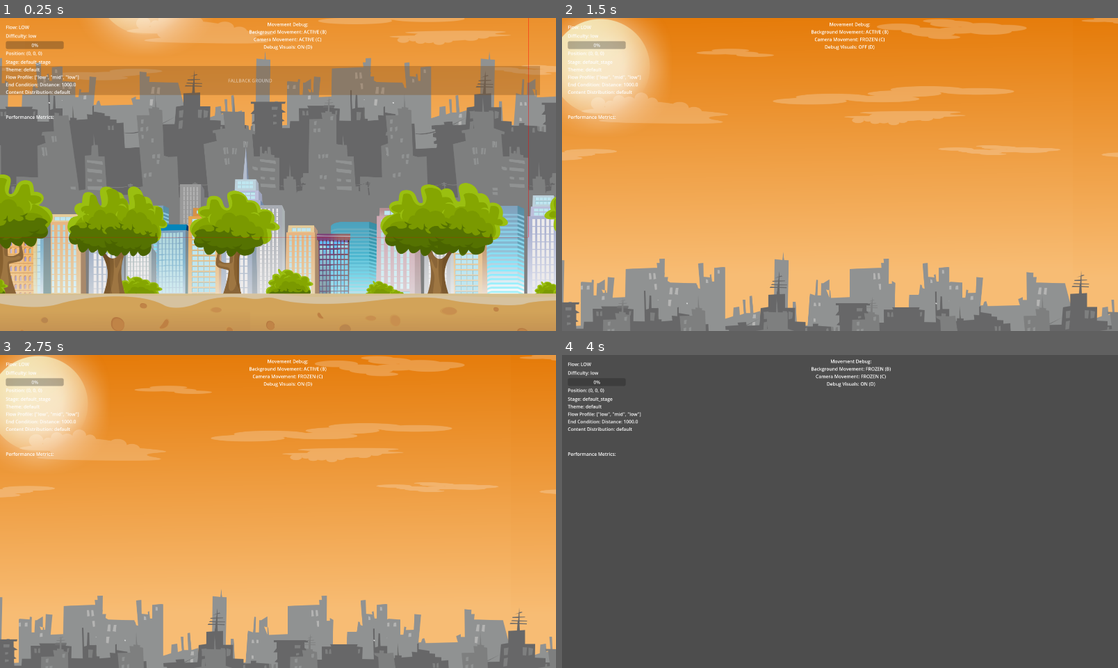
Above: before the commit, frames 1-4 (two rows, left to right).
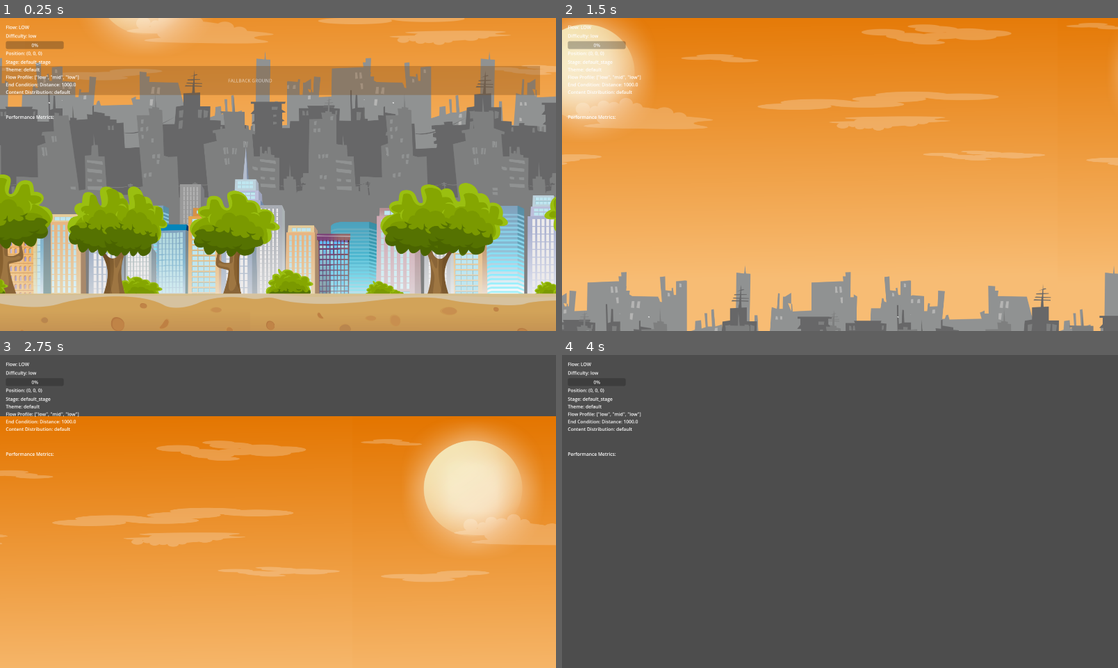
Above: after the commit, the same moments.

Repository: talofo/namoradinha
Game: Godot game, scene res://game/Game.tscn
Same seed, same stepped clock (60 frames per second), same inputs: the game is played once before the commit and once after it.
Inputs:
- Up to frame 1 (0.25 s): no input
- Up to frame 2 (1.5 s): tap Enter at 0.5 s; hold D 0.53-1.28 s; hold Space (boost) 0.53-1.28 s; tap C at 1.35 s
- Up to frame 3 (2.75 s): hold D from 2.03 s (still down); tap 1 at 2.1 s
- Up to frame 4 (4 s): tap 2 at 2.85 s; tap Space (boost) at 3.5 s; release D at 3.53 s; tap B at 3.6 s

The runs differ from the first frame. In frame 1, 0.6% of the frame differs, in the area x 0-96%, y 0-71%; in frame 2, 19%; in frame 3, 92%, in the area x 0-100%, y 0-100%; in frame 4, 0.3%.

Commit message:
fixed camera snapping issues

Diff:
--- a/camera/resources/configs/camera_config.gd
+++ b/camera/resources/configs/camera_config.gd
@@ -1,7 +1,8 @@
 class_name CameraConfig
 extends Resource
 
-@export var smoothing_speed: float = 8.0
+@export var smoothing_speed: float = 8.0 # General camera follow speed
+@export var vertical_smoothing_speed: float = 12.0 # Speed for vertical lock transitions
 @export var ground_viewport_ratio: float = 0.8
 @export var follow_height_threshold: float = 0.3
 @export var default_zoom: Vector2 = Vector2.ONE
--- a/camera/subsystems/follow/FollowSystem.gd
+++ b/camera/subsystems/follow/FollowSystem.gd
@@ -5,6 +5,7 @@
 var _config: CameraConfig
 var _target: Node2D
 var _previous_position: Vector2
+var _smoothed_target_y: float = 0.0 # Variable to store the smoothly interpolated target Y
 
 func _init(camera: Camera2D, config: CameraConfig) -> void:
 	_camera = camera
@@ -21,16 +22,29 @@
 	if not _target or not _camera.enabled:
 		return
 
-	# Calculate the target position using the existing logic
-	var target_position = calculate_target_position()
+	# --- Calculate Ideal Target Y ---
+	var viewport_size = _camera.get_viewport().get_visible_rect().size
+	var ground_viewport_position = viewport_size.y * _config.ground_viewport_ratio
+	var locked_camera_y = -(viewport_size.y / 2) + ground_viewport_position
+	var ideal_target_y: float
 
-	# Smoothly interpolate towards the target position using lerp
-	# Calculate weight based on smoothing speed and delta time, clamped between 0 and 1
-	var weight = clamp(_config.smoothing_speed * _delta, 0.0, 1.0)
-	_camera.position = _camera.position.lerp(target_position, weight)
+	# Determine if the camera should follow the player's Y or lock
+	if _target.global_position.y < locked_camera_y - viewport_size.y * _config.follow_height_threshold:
+		ideal_target_y = _target.global_position.y # Follow player exactly if high enough
+	else:
+		ideal_target_y = locked_camera_y # Lock Y position otherwise
 
-	# Remove the limit_bottom setting as lerp handles the target position
-	# _camera.limit_bottom = int(camera_min_y_world)
+	# --- Smooth the Target Y ---
+	var vertical_weight = clamp(_config.vertical_smoothing_speed * _delta, 0.0, 1.0)
+	_smoothed_target_y = lerpf(_smoothed_target_y, ideal_target_y, vertical_weight)
+
+	# --- Construct Final Target Position ---
+	# Use player's current X and the smoothed target Y
+	var final_target_position = Vector2(_target.global_position.x, _smoothed_target_y)
+
+	# --- Smooth Camera Towards Final Target ---
+	var camera_weight = clamp(_config.smoothing_speed * _delta, 0.0, 1.0)
+	_camera.position = _camera.position.lerp(final_target_position, camera_weight)
 
 func set_target(target: Node2D) -> void:
 	_target = target # Keep storing the target reference if needed elsewhere
@@ -41,22 +55,7 @@
 		# Re-enable manual initial adjustment.
 		_adjust_initial_camera_position()
 
-func calculate_target_position() -> Vector2:
-	if not _target:
-		return Vector2.ZERO
-
-	var viewport_size = _camera.get_viewport().get_visible_rect().size
-	var ground_viewport_position = viewport_size.y * _config.ground_viewport_ratio
-	var camera_y_position = -(viewport_size.y / 2) + ground_viewport_position
-
-	var target_position = _target.global_position
-
-	if _target.global_position.y < camera_y_position - viewport_size.y * _config.follow_height_threshold:
-		target_position.y = _target.global_position.y
-	else:
-		target_position.y = camera_y_position
-
-	return target_position
+# Removed calculate_target_position as logic is now in update()
 
 func _adjust_initial_camera_position() -> void:
 	if not _target:
@@ -66,5 +65,7 @@
 	var ground_viewport_position = viewport_size.y * _config.ground_viewport_ratio
 	var camera_y_position = -(viewport_size.y / 2) + ground_viewport_position
 
+	# Set initial camera position and smoothed target Y
 	_camera.position.x = _target.global_position.x
 	_camera.position.y = camera_y_position
+	_smoothed_target_y = camera_y_position # Initialize smoothed Y to the initial locked position
--- a/game/Game.tscn
+++ b/game/Game.tscn
@@ -6,7 +6,6 @@
 [ext_resource type="PackedScene" uid="uid://c8q6y8j5x7q5v" path="res://stage/StageCompositionSystem/StageCompositionSystem.tscn" id="3_adwu5"]
 [ext_resource type="PackedScene" uid="uid://cci2iy8sxg7rk" path="res://environment/EnvironmentSystem.tscn" id="5_knu3h"]
 [ext_resource type="PackedScene" path="res://scripts/motion/MotionSystemNode.tscn" id="6_knu3h"]
-[ext_resource type="Script" uid="uid://dloys7gjcstci" path="res://scripts/player/debug/MovementDebugTools.gd" id="7_1vmna"]
 
 [node name="Game" type="Node2D"]
 script = ExtResource("1_i75et")
@@ -23,7 +22,3 @@
 
 [node name="EnvironmentSystem" parent="." instance=ExtResource("5_knu3h")]
 debug_mode = false
-
-[node name="MovementDebugTools" type="Node" parent="."]
-script = ExtResource("7_1vmna")
-metadata/_custom_type_script = "uid://dloys7gjcstci"
Not shown: 1 places in game/Game.tscn that only renumber resources
Not shown, added: camera/README.md
